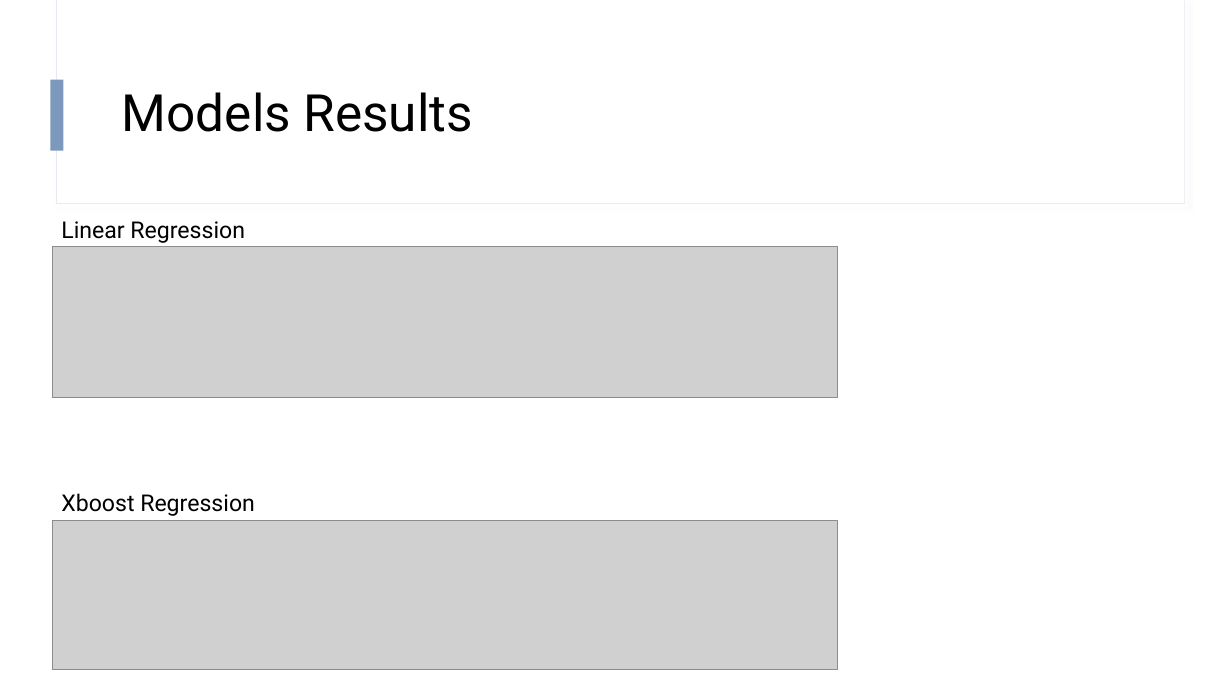
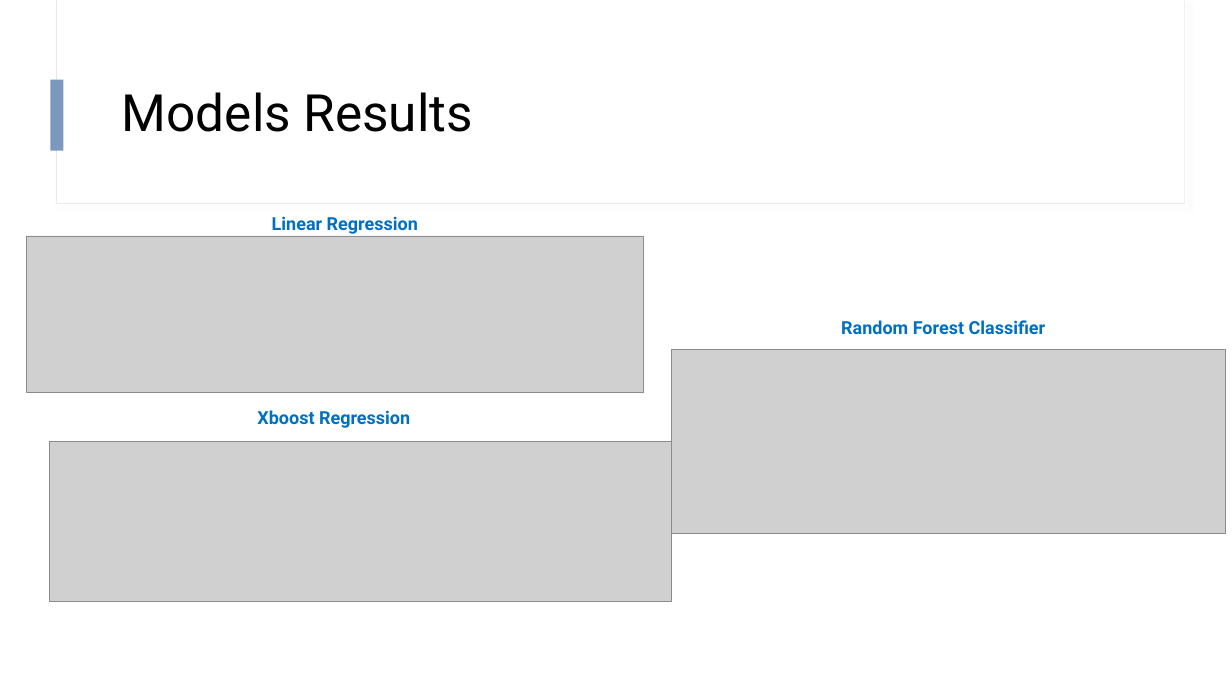
Before and after one commit to hapl/predict-flight-delays, a slide deck: slide 11 of output/presentation/Project_presentation_v2.pptx. Drawn at 1232x693 pixels with LibreOffice and Linux fonts; fonts in the diff are those of the drawing; grey boxes stand for pictures. Boxes give left, top, right and bottom in pixels: in the first picture for what was removed or moved away, otherwise in the second. Text is boxed around its words. In the diff, an @@ line names an element or a change of style, - is before the commit and + after.

```diff
--- a/output/presentation/Project_presentation_v2.pptx
+++ b/output/presentation/Project_presentation_v2.pptx
@@ text "Linear Regression": place and size @@
-text "Linear Regression" at bbox=[61, 221, 245, 243]
+text "Linear Regression" at bbox=[272, 216, 418, 234]
@@ text "Linear Regression" at bbox=[272, 216, 418, 234]: size 18 to 14 pt, text colour #000000 to #0070C0, bold on @@
@@ picture: place and size @@
-picture at bbox=[53, 247, 838, 397]
+picture at bbox=[26, 236, 644, 393]
@@ text added at bbox=[841, 320, 1046, 334], 14 pt, text #0070C0, bold @@
+Random Forest Classifier
@@ picture added at bbox=[671, 349, 1226, 533] @@
@@ text "Xboost Regression" at bbox=[257, 410, 410, 428]: size 18 to 14 pt, text colour #000000 to #0070C0, bold on @@
@@ text "Xboost Regression": place and size @@
-text "Xboost Regression" at bbox=[61, 493, 255, 516]
+text "Xboost Regression" at bbox=[257, 410, 410, 428]
@@ picture added at bbox=[49, 442, 671, 602] @@
@@ picture removed at bbox=[53, 521, 838, 670] @@
```
Also in this commit, not shown: 1 other slide changed.
